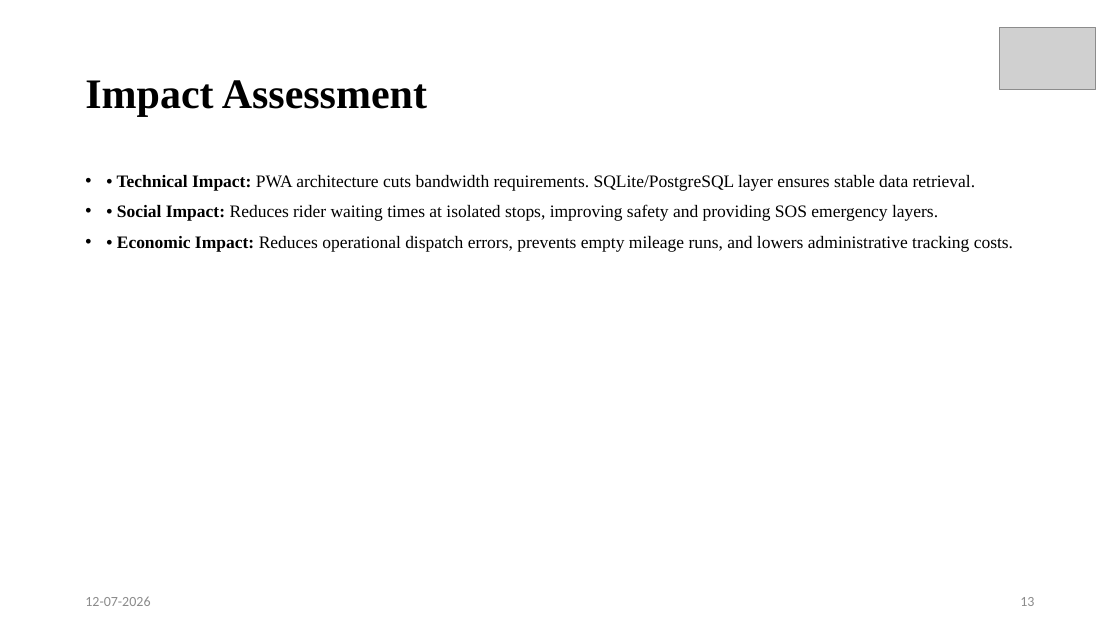
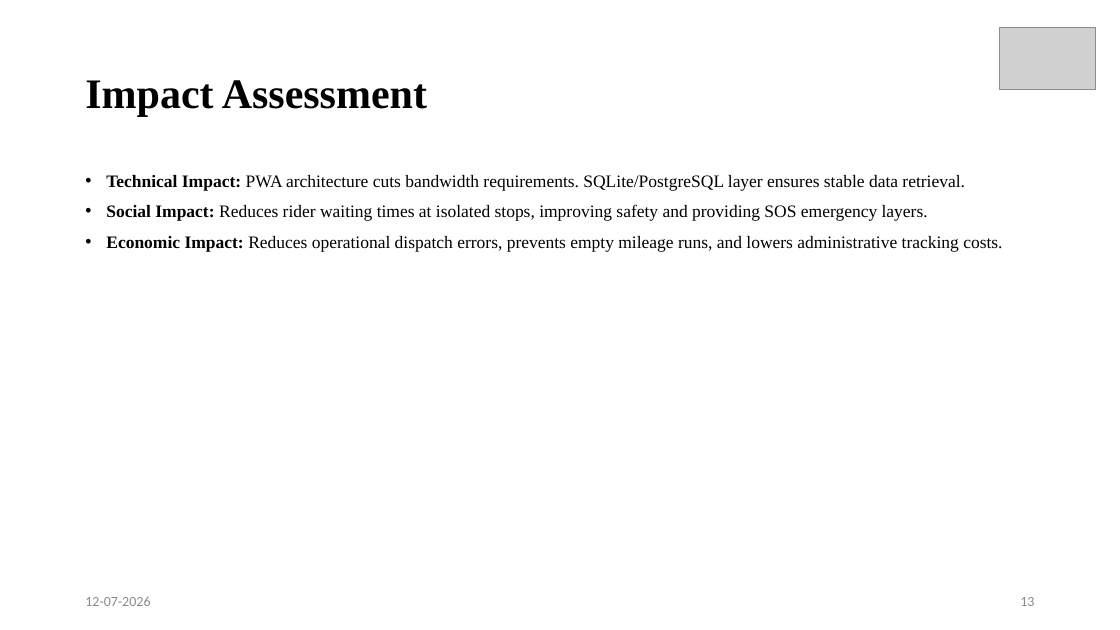
Before and after one commit to rajeshbendi60-maker/TransPulse, a slide deck: slide 13 of ppt/R24_Community_Project_PPT_Template.pptx. Drawn at 1120x630 pixels with LibreOffice and Linux fonts; fonts in the diff are those of the drawing; grey boxes stand for pictures. Boxes give left, top, right and bottom in pixels: in the first picture for what was removed or moved away, otherwise in the second. Text is boxed around its words. In the diff, an @@ line names an element or a change of style, - is before the commit and + after.

```diff
--- a/ppt/R24_Community_Project_PPT_Template.pptx
+++ b/ppt/R24_Community_Project_PPT_Template.pptx
@@ text at (106, 175, 1002, 252): text changed @@
-• • Technical Impact: PWA architecture cuts bandwidth requirements. SQLite/PostgreSQL layer ensures stable data retrieval.
-• • Social Impact: Reduces rider waiting times at isolated stops, improving safety and providing SOS emergency layers.
-• • Economic Impact: Reduces operational dispatch errors, prevents empty mileage runs, and lowers administrative tracking costs.
+• Technical Impact: PWA architecture cuts bandwidth requirements. SQLite/PostgreSQL layer ensures stable data retrieval.
+• Social Impact: Reduces rider waiting times at isolated stops, improving safety and providing SOS emergency layers.
+• Economic Impact: Reduces operational dispatch errors, prevents empty mileage runs, and lowers administrative tracking costs.
```
Also in this commit, not shown: 17 other slides changed, 5 other files.
